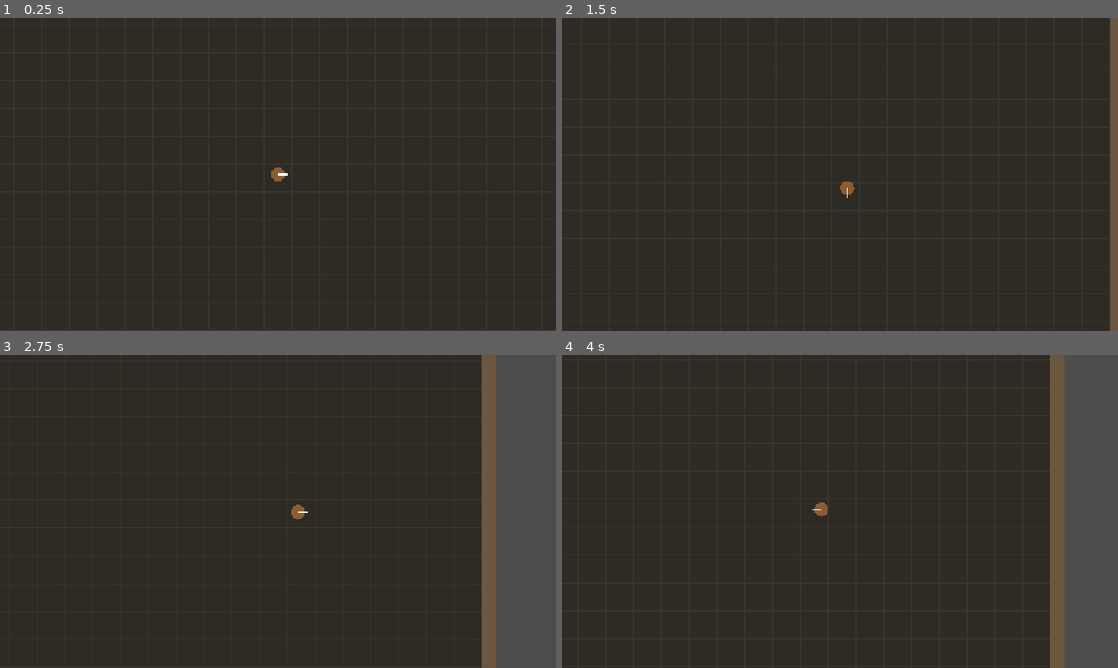
Above: before the commit, frames 1-4 (two rows, left to right).
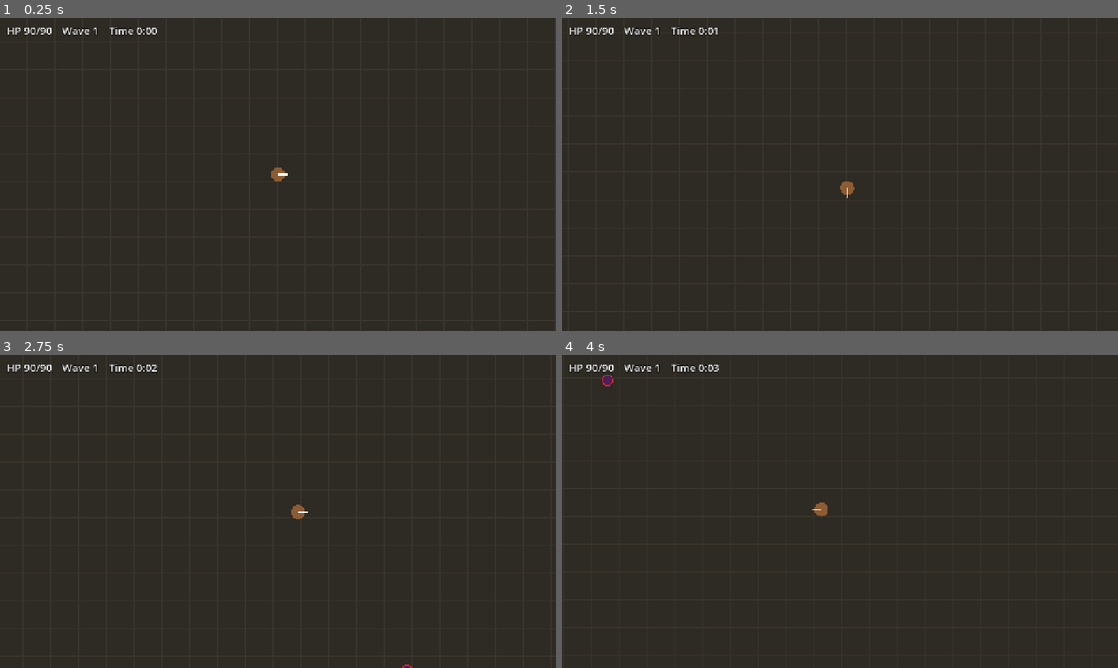
Above: after the commit, the same moments.

Repository: madridkarlbien-hub/Survey
Game: Godot game, scene res://scenes/rooms/test_room.tscn
Two runs of this game, one before a commit and one after it. Both use one fixed random seed, a clock stepped at 60 frames per second and the inputs below.
Inputs:
- Up to frame 1 (0.25 s): no input
- Up to frame 2 (1.5 s): tap Enter at 0.5 s; hold D (move_right) 0.53-1.28 s; hold S (move_down) from 1.28 s (still down)
- Up to frame 3 (2.75 s): tap Space at 2 s; release S (move_down) at 2.03 s; hold D (move_right) from 2.03 s (still down)
- Up to frame 4 (4 s): release D (move_right) at 2.78 s; hold W (move_up) 2.78-3.53 s; hold A (move_left) from 3.53 s (still down)

The runs differ from the first frame. In frame 1, 0.3% of the frame differs, in the area x 1-29%, y 2-6%; in frame 2, 1.7%; in frame 3, 14%, in the area x 1-100%, y 0-100%; in frame 4, 13%.

Commit message:
Add placeholder enemy waves, contact damage, HUD, and restart
Milestone 2: data-driven EnemyData/WaveSet resources, a WaveSpawner that
spawns just off-screen (capped at 300), a chasing placeholder enemy,
player hurtbox with i-frames, and a HUD with HP, wave, and time.

Co-Authored-By: Claude Opus 5.5 <noreply@anthropic.com>
Claude-Session: https://claude.ai/code/session_01BQk69xRFhkqo1hDLF8MWWk

Diff:
--- /dev/null
+++ b/game/data/enemies/corrupted_spirit.tres
@@ -0,0 +1,12 @@
+[gd_resource type="Resource" script_class="EnemyData" format=3]
+
+[ext_resource type="Script" path="res://data/enemies/enemy_data.gd" id="1_data"]
+
+[resource]
+script = ExtResource("1_data")
+display_name = "Corrupted Spirit (placeholder)"
+max_health = 10
+move_speed = 110.0
+contact_damage = 5
+radius = 12.0
+placeholder_color = Color(0.3, 0.12, 0.35, 1)
--- /dev/null
+++ b/game/data/enemies/enemy_data.gd
@@ -0,0 +1,13 @@
+# Author: Karl Bien Madrid
+class_name EnemyData
+extends Resource
+## Stats for one enemy type.
+## Make a new .tres file from this to add an enemy - no new code needed.
+
+@export var display_name: String = ""
+@export var max_health: int = 10
+@export var move_speed: float = 110.0
+@export var contact_damage: int = 5
+@export var radius: float = 12.0
+## Placeholder body color until the real sprite is ready.
+@export var placeholder_color: Color = Color.WHITE
--- /dev/null
+++ b/game/data/waves/test_waves.tres
@@ -0,0 +1,33 @@
+[gd_resource type="Resource" script_class="WaveSet" format=3]
+
+[ext_resource type="Script" path="res://data/waves/wave_set.gd" id="1_set"]
+[ext_resource type="Script" path="res://data/waves/wave_data.gd" id="2_wave"]
+[ext_resource type="Resource" path="res://data/enemies/corrupted_spirit.tres" id="3_spirit"]
+
+[sub_resource type="Resource" id="Wave_1"]
+script = ExtResource("2_wave")
+enemy = ExtResource("3_spirit")
+enemy_count = 10
+duration = 15.0
+
+[sub_resource type="Resource" id="Wave_2"]
+script = ExtResource("2_wave")
+enemy = ExtResource("3_spirit")
+enemy_count = 25
+duration = 20.0
+
+[sub_resource type="Resource" id="Wave_3"]
+script = ExtResource("2_wave")
+enemy = ExtResource("3_spirit")
+enemy_count = 50
+duration = 25.0
+
+[sub_resource type="Resource" id="Wave_4"]
+script = ExtResource("2_wave")
+enemy = ExtResource("3_spirit")
+enemy_count = 100
+duration = 30.0
+
+[resource]
+script = ExtResource("1_set")
+waves = Array[ExtResource("2_wave")]([SubResource("Wave_1"), SubResource("Wave_2"), SubResource("Wave_3"), SubResource("Wave_4")])
--- /dev/null
+++ b/game/data/waves/wave_data.gd
@@ -0,0 +1,8 @@
+# Author: Karl Bien Madrid
+class_name WaveData
+extends Resource
+## One wave: which enemy, how many, and over how many seconds they arrive.
+
+@export var enemy: EnemyData
+@export var enemy_count: int = 10
+@export var duration: float = 20.0
--- /dev/null
+++ b/game/data/waves/wave_set.gd
@@ -0,0 +1,6 @@
+# Author: Karl Bien Madrid
+class_name WaveSet
+extends Resource
+## An ordered list of waves. After the last wave, it keeps repeating.
+
+@export var waves: Array[WaveData] = []
--- /dev/null
+++ b/game/scenes/enemies/enemy.gd
@@ -0,0 +1,31 @@
+# Author: Karl Bien Madrid
+class_name Enemy
+extends CharacterBody2D
+## A basic enemy that walks straight at its target. Stats come from `data`.
+
+var data: EnemyData
+var target: Node2D
+var health: int
+
+
+## Call before adding the enemy to the scene.
+func setup(enemy_data: EnemyData, chase_target: Node2D) -> void:
+	data = enemy_data
+	target = chase_target
+	health = data.max_health
+	var shape := CircleShape2D.new()
+	shape.radius = data.radius
+	$CollisionShape2D.shape = shape
+
+
+func _physics_process(_delta: float) -> void:
+	if not is_instance_valid(target):
+		return
+	velocity = global_position.direction_to(target.global_position) * data.move_speed
+	move_and_slide()
+
+
+func _draw() -> void:
+	# Placeholder art: a dark body with a red ring so enemies read as hostile.
+	draw_circle(Vector2.ZERO, data.radius, data.placeholder_color)
+	draw_arc(Vector2.ZERO, data.radius, 0.0, TAU, 24, Color(0.9, 0.15, 0.2), 2.0)
--- /dev/null
+++ b/game/scenes/enemies/enemy.tscn
@@ -0,0 +1,11 @@
+[gd_scene format=3]
+
+[ext_resource type="Script" path="res://scenes/enemies/enemy.gd" id="1_script"]
+
+[node name="Enemy" type="CharacterBody2D" groups=["enemies"]]
+collision_layer = 4
+collision_mask = 7
+motion_mode = 1
+script = ExtResource("1_script")
+
+[node name="CollisionShape2D" type="CollisionShape2D" parent="."]
--- /dev/null
+++ b/game/scenes/enemies/wave_spawner.gd
@@ -0,0 +1,75 @@
+# Author: Karl Bien Madrid
+class_name WaveSpawner
+extends Node2D
+## Spawns enemies in waves just outside the camera view around the target.
+
+signal wave_started(wave_number: int)
+
+@export var wave_set: WaveSet
+@export var enemy_scene: PackedScene
+## Hard cap so huge waves can't overload the laptop.
+@export var max_enemies: int = 300
+## Extra distance beyond the screen edge where enemies appear.
+@export var spawn_margin: float = 64.0
+
+var wave_number := 0
+
+var _target: Node2D
+var _bounds: Rect2
+var _wave: WaveData
+var _spawned_this_wave := 0
+var _spawn_timer := 0.0
+var _wave_time_left := 0.0
+
+
+## Begin wave 1. Enemies chase `target` and always spawn inside `play_area`.
+func start(target: Node2D, play_area: Rect2) -> void:
+	_target = target
+	_bounds = play_area.grow(-spawn_margin)
+	_next_wave()
+
+
+func stop() -> void:
+	set_process(false)
+
+
+func _process(delta: float) -> void:
+	if _wave == null:
+		return
+	_wave_time_left -= delta
+	_spawn_timer -= delta
+	# Spread the wave's enemies evenly across its duration.
+	var interval := _wave.duration / maxi(_wave.enemy_count, 1)
+	while _spawn_timer <= 0.0 and _spawned_this_wave < _wave.enemy_count:
+		_spawn(_wave.enemy)
+		_spawned_this_wave += 1
+		_spawn_timer += interval
+	if _wave_time_left <= 0.0:
+		_next_wave()
+
+
+func _next_wave() -> void:
+	wave_number += 1
+	var index := mini(wave_number - 1, wave_set.waves.size() - 1)
+	_wave = wave_set.waves[index]
+	_spawned_this_wave = 0
+	_spawn_timer = 0.0
+	_wave_time_left = _wave.duration
+	wave_started.emit(wave_number)
+
+
+func _spawn(enemy_data: EnemyData) -> void:
+	if get_tree().get_node_count_in_group("enemies") >= max_enemies:
+		return
+	var enemy: Enemy = enemy_scene.instantiate()
+	enemy.setup(enemy_data, _target)
+	# Position it before adding, so it never appears at the room's center for a frame.
+	enemy.position = to_local(_pick_spawn_point())
+	add_child(enemy)
+
+
+func _pick_spawn_point() -> Vector2:
+	# A random point on a circle just past the screen corners, kept inside the room.
+	var radius := get_viewport_rect().size.length() / 2.0 + spawn_margin
+	var point := _target.global_position + Vector2.RIGHT.rotated(randf() * TAU) * radius
+	return point.clamp(_bounds.position, _bounds.end)
--- a/game/scenes/player/player.gd
+++ b/game/scenes/player/player.gd
@@ -3,14 +3,27 @@
 extends CharacterBody2D
 ## The playable creature. Moves in 8 directions; stats come from `character`.
 
+signal died
+
 const BODY_RADIUS := 16.0
+## Seconds of safety after being hit, so a crowd can't drain health instantly.
+const INVULNERABLE_TIME := 0.5
 
 @export var character: CharacterData
 
 var facing := Vector2.RIGHT
+var health: int
+
+var _invulnerable_left := 0.0
+
+@onready var _hurtbox: Area2D = $Hurtbox
 
 
-func _physics_process(_delta: float) -> void:
+func _ready() -> void:
+	health = character.max_health
+
+
+func _physics_process(delta: float) -> void:
 	var input := Input.get_vector("move_left", "move_right", "move_up", "move_down")
 	velocity = input * character.move_speed
 	if input != Vector2.ZERO:
@@ -18,6 +31,30 @@
 		queue_redraw()
 	move_and_slide()
 
+	_invulnerable_left = maxf(_invulnerable_left - delta, 0.0)
+	modulate.a = 0.4 if _invulnerable_left > 0.0 else 1.0
+	if _invulnerable_left == 0.0:
+		_check_contact_damage()
+
+
+func take_damage(amount: int) -> void:
+	if health <= 0:
+		return
+	health = maxi(health - amount, 0)
+	_invulnerable_left = INVULNERABLE_TIME
+	if health == 0:
+		died.emit()
+
+
+func _check_contact_damage() -> void:
+	# Take one hit from the strongest enemy touching us.
+	var damage := 0
+	for body in _hurtbox.get_overlapping_bodies():
+		if body is Enemy:
+			damage = maxi(damage, body.data.contact_damage)
+	if damage > 0:
+		take_damage(damage)
+
 
 func _draw() -> void:
 	# Placeholder art: a colored circle with a line showing which way it faces.
--- a/game/scenes/player/player.tscn
+++ b/game/scenes/player/player.tscn
@@ -6,7 +6,12 @@
 [sub_resource type="CircleShape2D" id="CircleShape2D_body"]
 radius = 16.0
 
+[sub_resource type="CircleShape2D" id="CircleShape2D_hurtbox"]
+radius = 20.0
+
 [node name="Player" type="CharacterBody2D"]
+collision_layer = 2
+collision_mask = 5
 motion_mode = 1
 script = ExtResource("1_script")
 character = ExtResource("2_data")
@@ -14,5 +19,13 @@
 [node name="CollisionShape2D" type="CollisionShape2D" parent="."]
 shape = SubResource("CircleShape2D_body")
 
+[node name="Hurtbox" type="Area2D" parent="."]
+collision_layer = 0
+collision_mask = 4
+monitorable = false
+
+[node name="CollisionShape2D" type="CollisionShape2D" parent="Hurtbox"]
+shape = SubResource("CircleShape2D_hurtbox")
+
 [node name="Camera2D" type="Camera2D" parent="."]
 position_smoothing_enabled = true
--- a/game/scenes/rooms/test_room.gd
+++ b/game/scenes/rooms/test_room.gd
@@ -1,8 +1,11 @@
 # Author: Karl Bien Madrid
 extends Node2D
 ## A walled arena for testing. The floor and walls are built from `room_size`.
+## Starts the waves and shows the HUD; restarts the run when the player dies.
 
-@export var room_size := Vector2(1600, 1200)
+const RESTART_DELAY := 2.0
+
+@export var room_size := Vector2(3200, 2400)
 @export var wall_thickness := 32.0
 @export var grid_spacing := 64.0
 @export var floor_color := Color("2e2a24")
@@ -10,6 +13,12 @@
 @export var wall_color := Color("6b5640")
 
 var _wall_rects: Array[Rect2] = []
+var _time_survived := 0.0
+
+@onready var _player: Player = $Player
+@onready var _spawner: WaveSpawner = $WaveSpawner
+@onready var _stats_label: Label = $HUD/Stats
+@onready var _defeated_label: Label = $HUD/Defeated
 
 
 func _ready() -> void:
@@ -20,6 +29,27 @@
 	_add_wall(Rect2(-half.x - t, -half.y, t, room_size.y)) # left
 	_add_wall(Rect2(half.x, -half.y, t, room_size.y)) # right
 	queue_redraw()
+
+	_player.died.connect(_on_player_died)
+	_spawner.start(_player, Rect2(-half, room_size))
+
+
+func _process(delta: float) -> void:
+	if _player.health > 0:
+		_time_survived += delta
+	var seconds := int(_time_survived)
+	_stats_label.text = "HP %d/%d    Wave %d    Time %d:%02d" % [
+		_player.health, _player.character.max_health,
+		_spawner.wave_number, seconds / 60, seconds % 60,
+	]
+
+
+func _on_player_died() -> void:
+	_player.set_physics_process(false)
+	_spawner.stop()
+	_defeated_label.show()
+	await get_tree().create_timer(RESTART_DELAY).timeout
+	get_tree().reload_current_scene()
 
 
 func _add_wall(rect: Rect2) -> void:
--- a/game/scenes/rooms/test_room.tscn
+++ b/game/scenes/rooms/test_room.tscn
@@ -2,8 +2,19 @@
 
 [ext_resource type="Script" path="res://scenes/rooms/test_room.gd" id="1_room"]
 [ext_resource type="PackedScene" path="res://scenes/player/player.tscn" id="2_player"]
+[ext_resource type="Script" path="res://scenes/enemies/wave_spawner.gd" id="3_spawner"]
+[ext_resource type="Resource" path="res://data/waves/test_waves.tres" id="4_waves"]
+[ext_resource type="PackedScene" path="res://scenes/enemies/enemy.tscn" id="5_enemy"]
+[ext_resource type="PackedScene" path="res://scenes/ui/hud.tscn" id="6_hud"]
 
 [node name="TestRoom" type="Node2D"]
 script = ExtResource("1_room")
 
+[node name="WaveSpawner" type="Node2D" parent="."]
+script = ExtResource("3_spawner")
+wave_set = ExtResource("4_waves")
+enemy_scene = ExtResource("5_enemy")
+
 [node name="Player" parent="." instance=ExtResource("2_player")]
+
+[node name="HUD" parent="." instance=ExtResource("6_hud")]
--- /dev/null
+++ b/game/scenes/ui/hud.tscn
@@ -0,0 +1,29 @@
+[gd_scene format=3]
+
+[node name="HUD" type="CanvasLayer"]
+
+[node name="Stats" type="Label" parent="."]
+offset_left = 16.0
+offset_top = 12.0
+offset_right = 600.0
+offset_bottom = 48.0
+theme_override_colors/font_outline_color = Color(0, 0, 0, 1)
+theme_override_constants/outline_size = 6
+theme_override_font_sizes/font_size = 24
+text = "HP"
+
+[node name="Defeated" type="Label" parent="."]
+visible = false
+anchors_preset = 15
+anchor_right = 1.0
+anchor_bottom = 1.0
+grow_horizontal = 2
+grow_vertical = 2
+theme_override_colors/font_color = Color(0.95, 0.3, 0.3, 1)
+theme_override_colors/font_outline_color = Color(0, 0, 0, 1)
+theme_override_constants/outline_size = 10
+theme_override_font_sizes/font_size = 56
+text = "Defeated!
+Restarting..."
+horizontal_alignment = 1
+vertical_alignment = 1
Not shown, added: game/data/enemies/enemy_data.gd.uid
Not shown, added: game/data/waves/wave_data.gd.uid
Not shown, added: game/data/waves/wave_set.gd.uid
Not shown, added: game/scenes/enemies/enemy.gd.uid
Not shown, added: game/scenes/enemies/wave_spawner.gd.uid
Not shown, changed: game/CLAUDE.md
